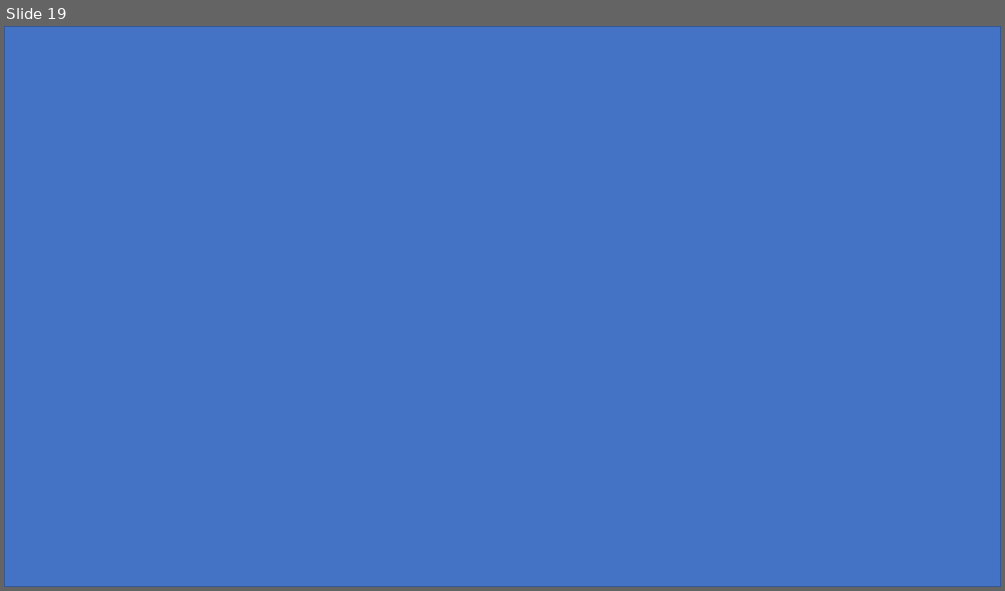
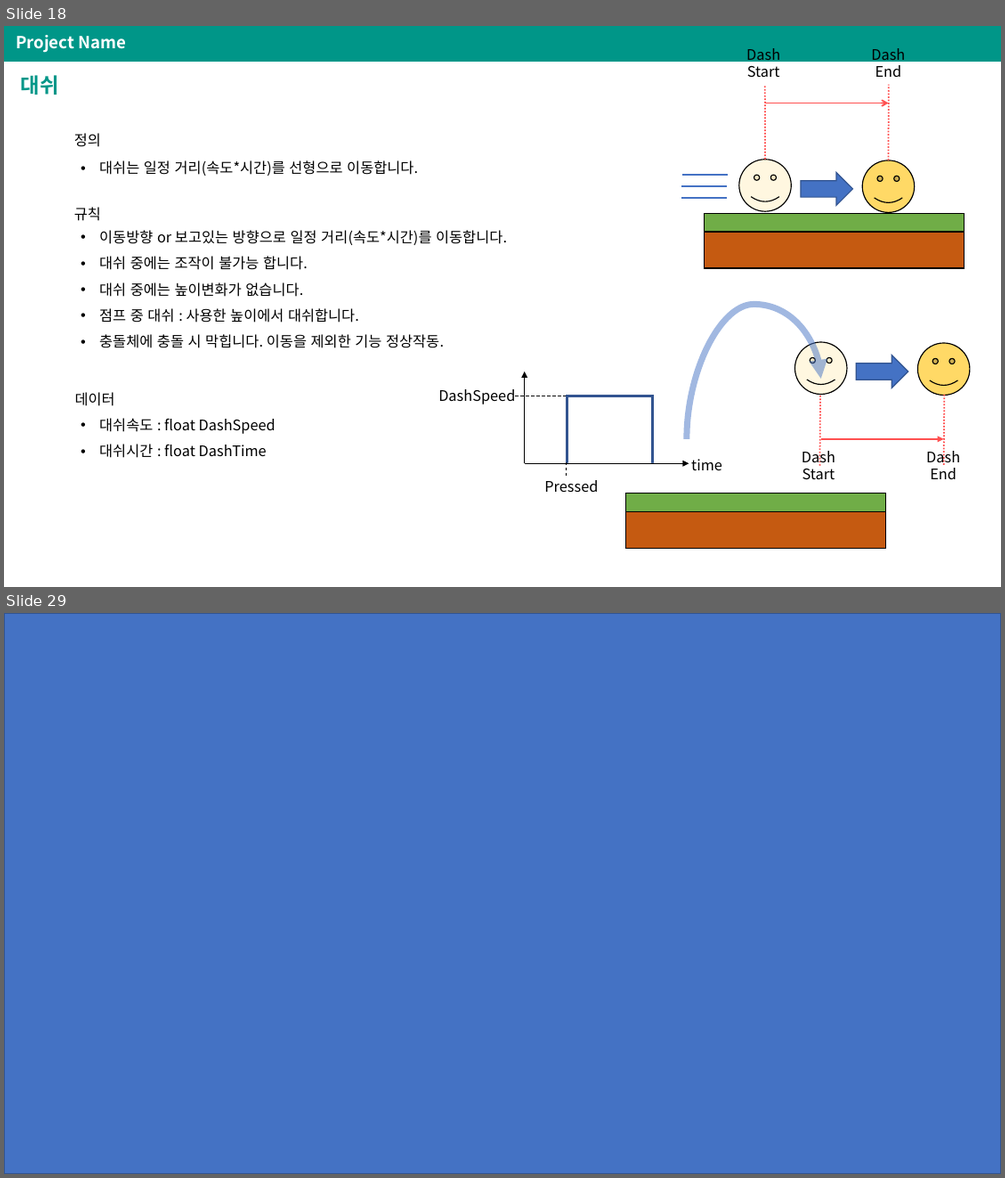
Before and after one commit to PriuS2/TIL, a slide deck: 2020/Project_/[ProjectName]_SystemDesign.pptx. Shown one above the other, each under a label of ours: slide 19 before the commit, slides 18 and 29 after it; the slides between them are not shown. The pictures are 1005x591 and 1005x1178 pixels, drawn with LibreOffice and Linux fonts; fonts in the diff are those of the drawing. Boxes give left, top, right and bottom in pixels: in the first picture for what was removed or moved away, otherwise in the second. Text is boxed around its words. In the diff, an @@ line names an element or a change of style, - is before the commit and + after.

```diff
--- a/2020/Project_/[ProjectName]_SystemDesign.pptx
+++ b/2020/Project_/[ProjectName]_SystemDesign.pptx
@@ slide 18 added at bbox=[4, 26, 1001, 587], background #FFFFFF; not listed: 1 template element that a slide beside it also shows @@
@@ text added at bbox=[16, 35, 126, 53], 16 pt, text #FFFFFF, bold @@
+Project Name
@@ text added at bbox=[746, 48, 780, 77], 14 pt, text #000000 @@
+Dash
+Start
@@ text added at bbox=[871, 48, 905, 77], 14 pt, text #000000 @@
+Dash
+End
@@ title added at bbox=[21, 75, 59, 95], 20 pt, text #009688, bold @@
+대쉬
@@ line added from (765, 160) to (765, 85), #FF5050 1.5 pt dashed @@
@@ arrow added from (765, 103) to (889, 103), #FF5050 1.5 pt @@
@@ line added from (889, 160) to (889, 85), #FF5050 1.5 pt dashed @@
@@ text added at bbox=[74, 133, 101, 147], 14 pt, text #000000 @@
+정의
@@ text added at bbox=[99, 160, 418, 176], 14 pt, text #000000 @@
+• 대쉬는 일정 거리(속도*시간)를 선형으로 이동합니다.
@@ line added from (728, 175) to (683, 175), #4472C4 1.5 pt @@
@@ smiley face added at bbox=[739, 160, 792, 211], fill #FFD966 at 20% opacity, outline #000000 1 pt @@
@@ right arrow added at bbox=[801, 173, 853, 206], fill #4472C4, outline #325491 1 pt @@
@@ smiley face added at bbox=[863, 160, 914, 213], fill #FFD966, outline #000000 1 pt @@
@@ text added at bbox=[74, 207, 101, 221], 14 pt, text #000000 @@
+규칙
@@ line added from (727, 187) to (682, 187), #4472C4 1.5 pt @@
@@ line added from (727, 198) to (682, 198), #4472C4 1.5 pt @@
@@ text added at bbox=[99, 230, 507, 348], 14 pt, text #000000 @@
+• 이동방향 or 보고있는 방향으로 일정 거리(속도*시간)를 이동합니다.
+• 대쉬 중에는 조작이 불가능 합니다.
+• 대쉬 중에는 높이변화가 없습니다.
+• 점프 중 대쉬 : 사용한 높이에서 대쉬합니다.
+• 충돌체에 충돌 시 막힙니다. 이동을 제외한 기능 정상작동.
@@ rectangle added at bbox=[704, 214, 965, 232], fill #70AD47, outline #000000 1 pt @@
@@ rectangle added at bbox=[704, 232, 965, 268], fill #C55A11, outline #000000 1 pt @@
@@ group added at bbox=[626, 305, 971, 548]: 2 smiley faces, 2 rectangles, 2 lines, 1 curved arrow, 1 arrow, 1 right arrow @@
@@ text added at bbox=[75, 392, 115, 406], 14 pt, text #000000 @@
+데이터
@@ text added at bbox=[99, 418, 275, 458], 14 pt, text #000000 @@
+• 대쉬속도 : float DashSpeed
+• 대쉬시간 : float DashTime
@@ text added at bbox=[801, 448, 835, 479], 14 pt, text #000000 @@
+Dash
+Start
@@ text added at bbox=[926, 447, 960, 479], 14 pt, text #000000 @@
+Dash
+End
@@ group added at bbox=[438, 371, 722, 492]: 3 lines, 3 texts, 2 rectangles, 2 arrows @@
+DashSpeed
+time
+Pressed
@@ what was slide 19 is now slide 29 @@
```
Also in this commit, not shown: 17 slides changed, 16 other slides added, 7 slides removed, 2 other files.
